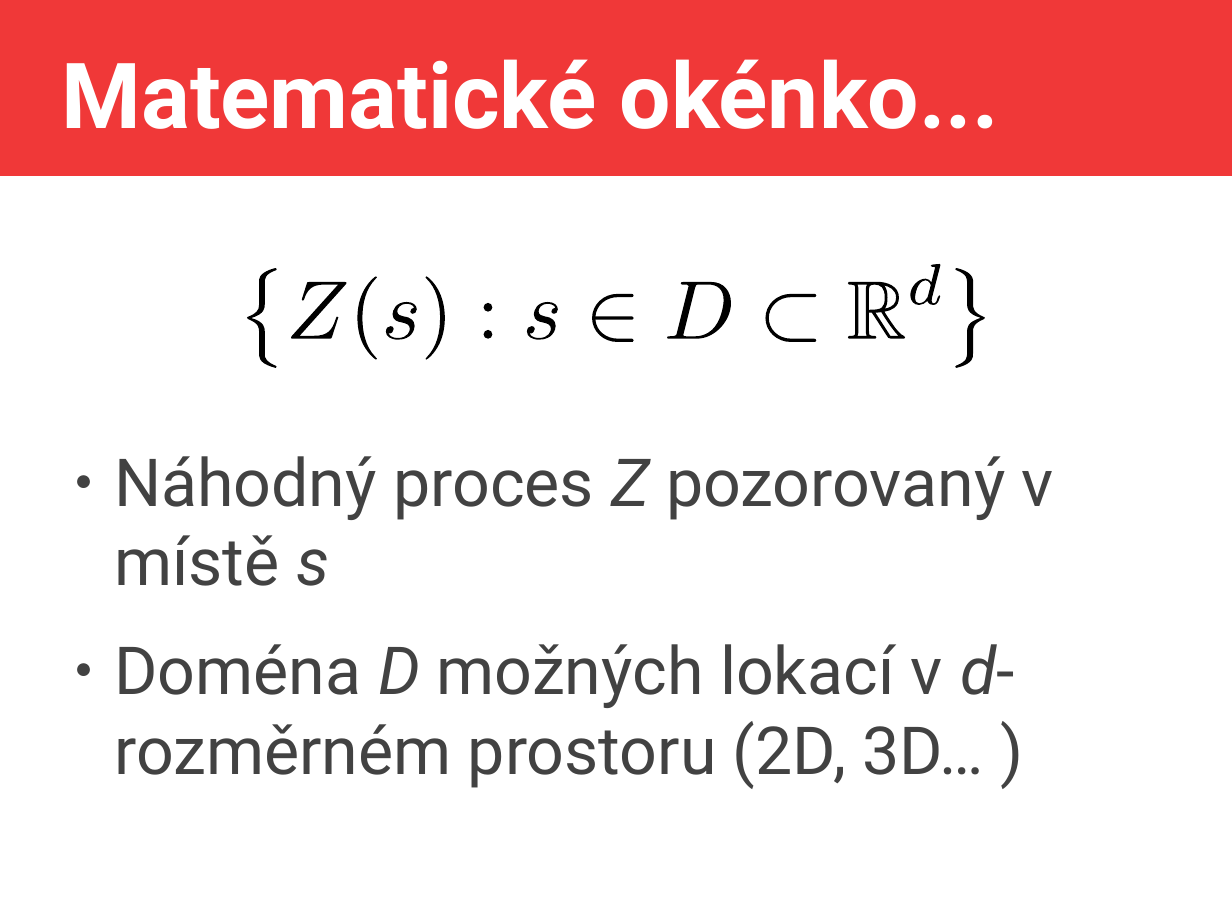
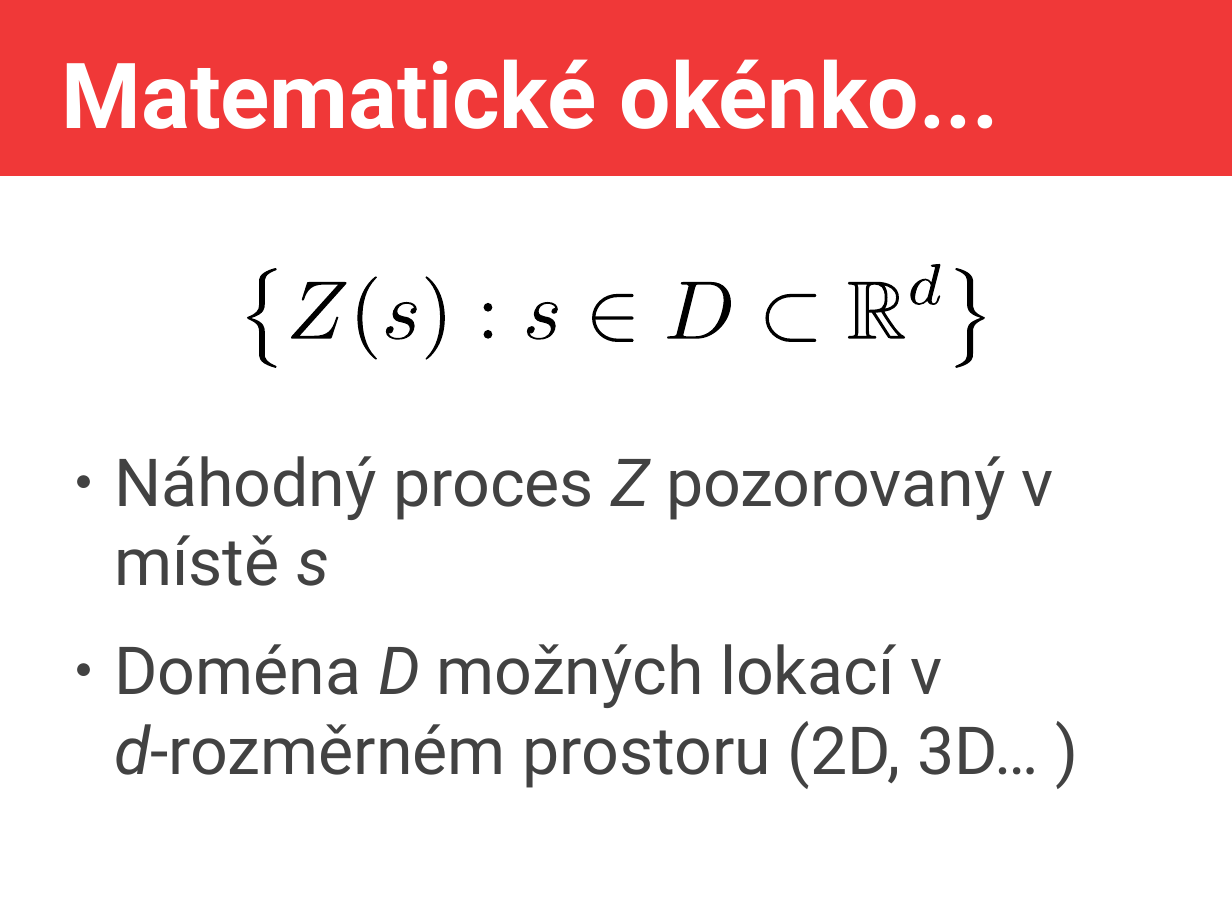
Before and after one commit to jlacko/erko-filda-2026, a slide deck: slide 17 of JLA-SDS-filda.odp. Drawn at 1232x924 pixels with LibreOffice and Linux fonts; fonts in the diff are those of the drawing. Boxes give left, top, right and bottom in pixels: in the first picture for what was removed or moved away, otherwise in the second. Text is boxed around its words. In the diff, an @@ line names an element or a change of style, - is before the commit and + after.

```diff
--- a/JLA-SDS-filda.odp
+++ b/JLA-SDS-filda.odp
@@ text at box(114, 644, 1039, 789): text changed @@
-● Doména D možných lokací v d-rozměrném prostoru (2D, 3D… )
+● Doména D možných lokací v d‑rozměrném prostoru (2D, 3D… )
```
Also in this commit, not shown: 1 other slide changed, 5 slides added, 1 other file.
